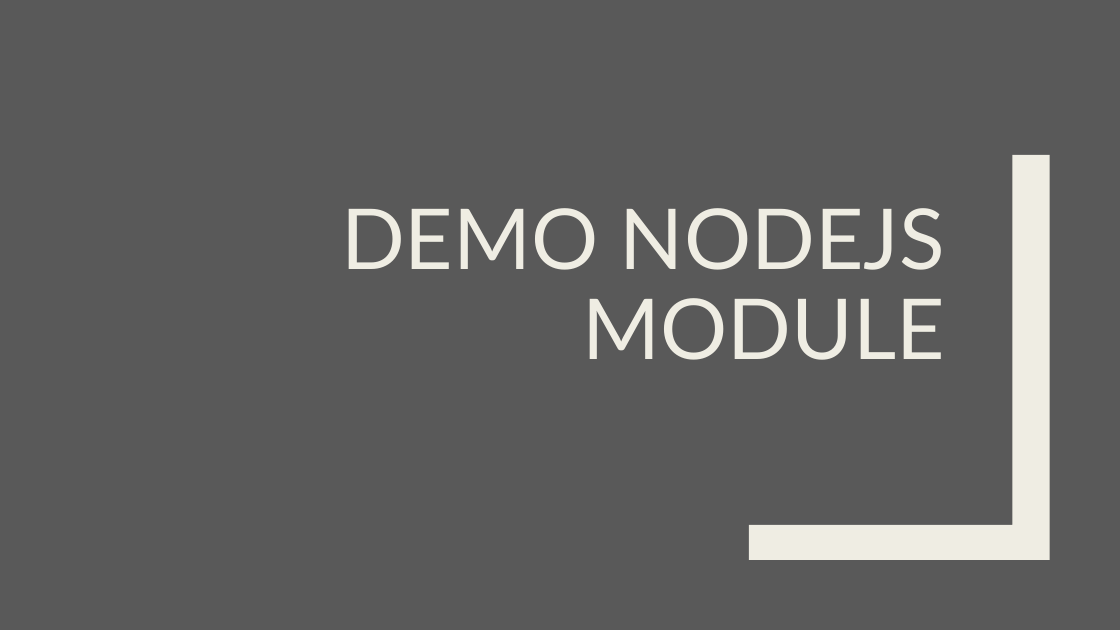
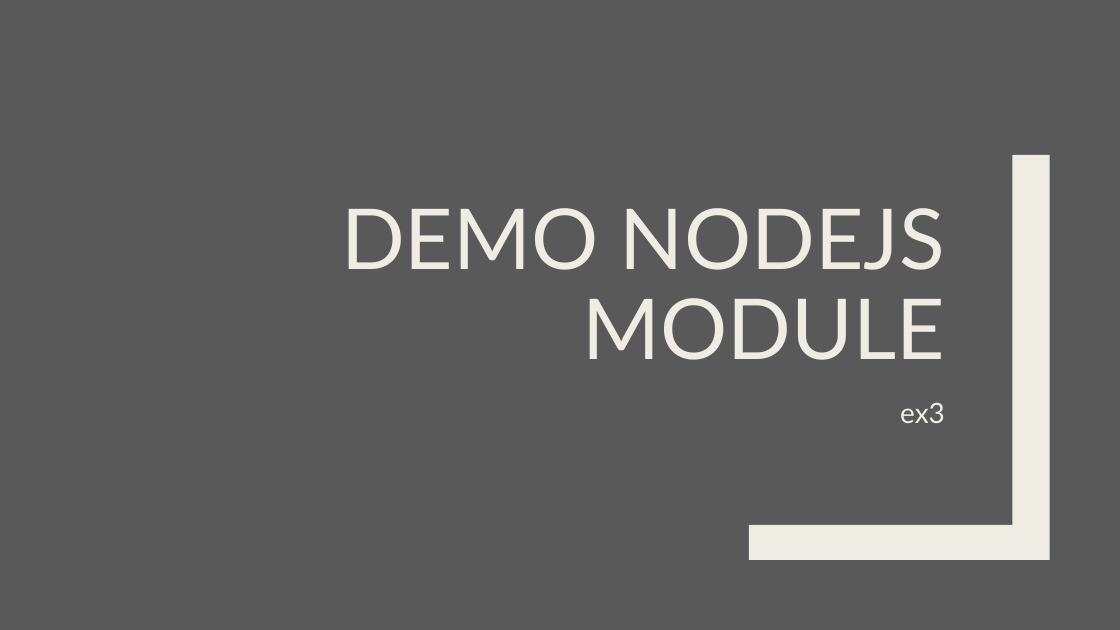
Before and after one commit to pkyurkchiev/mean-stack, a slide deck: slide 20 of presentations/nodeJS.pptx. Drawn at 1120x630 pixels with LibreOffice and Linux fonts; fonts in the diff are those of the drawing. Boxes give left, top, right and bottom in pixels: in the first picture for what was removed or moved away, otherwise in the second. Text is boxed around its words. In the diff, an @@ line names an element or a change of style, - is before the commit and + after.

```diff
--- a/presentations/nodeJS.pptx
+++ b/presentations/nodeJS.pptx
@@ text added at (900,403,945,423), 24 pt, text #EFEDE3 @@
+ex3
```
Also in this commit, not shown: 2 other slides changed, 20 other files.
